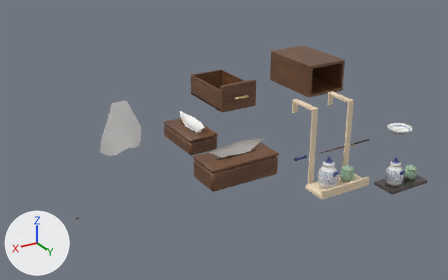
The Blender file blender/barsetting.blend, before and after one commit.
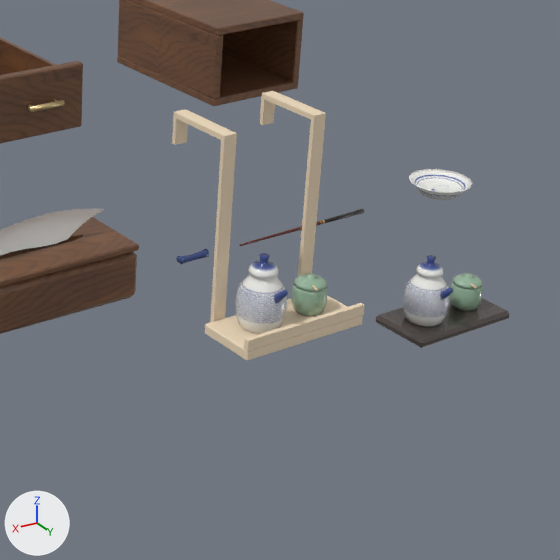
Each version appears first whole from a camera (50 mm lens) standing at (1.621, 1.464, 0.865) and looking at (0.696, -0.079, 0.093), and next in a close-up on the part from 50% to 100% of the width and 20% to 100% of the height. The lights are fixed; the arrows at lower left show +X, +Y and +Z. The first two pictures are the older version.

The first close-up shows 'BarCondShoyu', 'BarCondTray', 'BarCondWasabi', 'BarDrawerBody', 'BarDrawerCaseBody', 'BarRackCondShoyu', 'BarRackCondShoyuLid', 'BarRackCondShoyuSpout', 'BarRackCondWasabi', 'BarRackCondWasabiLid', 'BarRackCondWasabiSpoon', 'BarRackWood', 'BarSoyDishBody', 'BarTissueCase', 'BarTissueSheet' and 6 more.
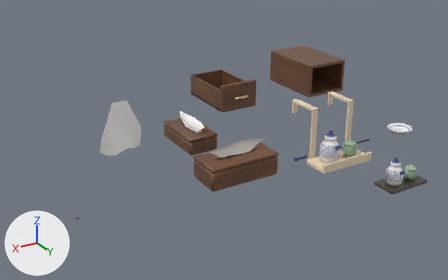
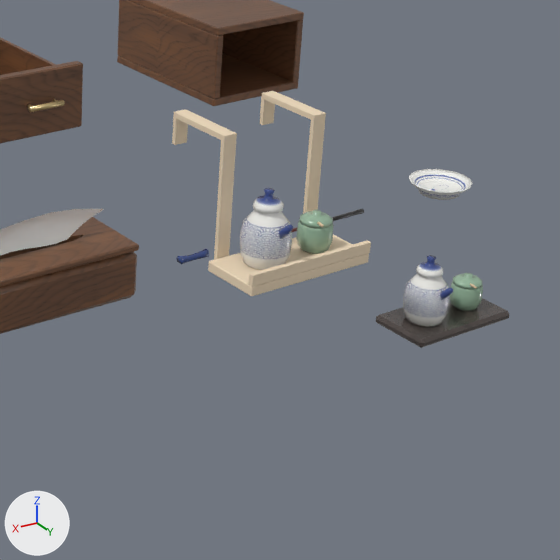
What changed in the scene script:
```text
Change me_barrackwood:
    used by ob_barrackwood; parent = ob_barcondrack; location = (0.0, 0.0, 0.0)
    before: 32 (-0.068, 0.008, 0.092), 34 (-0.068, 0.013, 0.092), 36 (-0.052, 0.008, 0.092), 38 (-0.052, 0.013, 0.092)
    before: 56 (0.052, 0.008, 0.092), 58 (0.052, 0.013, 0.092), 60 (0.068, 0.008, 0.092), 62 (0.068, 0.013, 0.092)
    remove me_barrackwood.from_pydata(...)  # 80 vertices, 68 faces; spans x -0.08..0.08, y -0.073..0.085, z 0.092..0.315
    add me_barrackwood.from_pydata(...)  # 80 vertices, 68 faces; spans x -0.08..0.08, y -0.073..0.085, z 0.166..0.315
    me_barrackwood part 1: the loose piece of 24 vertices spanning x -0.08..0.08, y 0.013..0.085, z 0.092..0.104 is moved by (0.0, 0.0, 0.074)
    me_barrackwood part 2: the loose piece of 8 vertices spanning x -0.08..0.08, y 0.079..0.085, z 0.104..0.116 is moved by (0.0, 0.0, 0.074)
    me_barrackwood part 3
    add for i in [32, 34, 36, 38]: me_barrackwood.vertices[i].co += Vector((0.0, 0.0, 0.074))
    me_barrackwood part 4
    add for i in [56, 58, 60, 62]: me_barrackwood.vertices[i].co += Vector((0.0, 0.0, 0.074))
Change ob_barrackcondshoyu:
    ob_barrackcondshoyu.location: (0.032, 0.046, 0.092) -> (0.032, 0.046, 0.166)
Change ob_barrackcondshoyulid:
    ob_barrackcondshoyulid.location: (0.032, 0.046, 0.092) -> (0.032, 0.046, 0.166)
Change ob_barrackcondshoyuspout:
    ob_barrackcondshoyuspout.location: (0.032, 0.046, 0.092) -> (0.032, 0.046, 0.166)
Change ob_barrackcondwasabi:
    ob_barrackcondwasabi.location: (-0.036, 0.046, 0.092) -> (-0.036, 0.046, 0.166)
Change ob_barrackcondwasabilid:
    ob_barrackcondwasabilid.location: (-0.036, 0.046, 0.092) -> (-0.036, 0.046, 0.166)
Change ob_barrackcondwasabispoon:
    ob_barrackcondwasabispoon.location: (0.0, 0.046, 0.092) -> (0.0, 0.046, 0.166)
```

Pixel boxes [x1, y1, x2, y2] of what changed, in the close-ups (560 x 560 px; the box of a moved part takes in the faces that stretch with it):
'BarRackWood', reshaped (24% shorter)
    before: [172, 91, 365, 361]
    after: [172, 91, 371, 297]
'BarRackCondShoyu', moved
    before: [236, 274, 287, 334]
    after: [240, 209, 292, 270]
'BarRackCondWasabi', moved
    before: [291, 283, 328, 316]
    after: [296, 221, 334, 254]
'BarRackCondShoyuLid', moved
    before: [248, 253, 279, 279]
    after: [253, 188, 284, 214]
'BarRackCondWasabiLid', moved
    before: [294, 273, 327, 292]
    after: [299, 210, 333, 228]
'BarRackCondShoyuSpout', moved
    before: [274, 290, 288, 304]
    after: [279, 224, 293, 239]
'BarRackCondWasabiSpoon', moved
    before: [312, 285, 318, 291]
    after: [317, 222, 324, 227]
part 1 of me_barrackwood, moved or reshaped
    before: [205, 295, 363, 361]
    after: [208, 235, 369, 297]
part 2 of me_barrackwood, moved or reshaped
    before: [244, 303, 365, 351]
    after: [248, 240, 371, 287]
part 3 of me_barrackwood, moved or reshaped
    before: [298, 119, 325, 276]
    after: [303, 119, 325, 214]
part 4 of me_barrackwood, moved or reshaped
    before: [210, 139, 236, 323]
    after: [214, 139, 236, 260]
